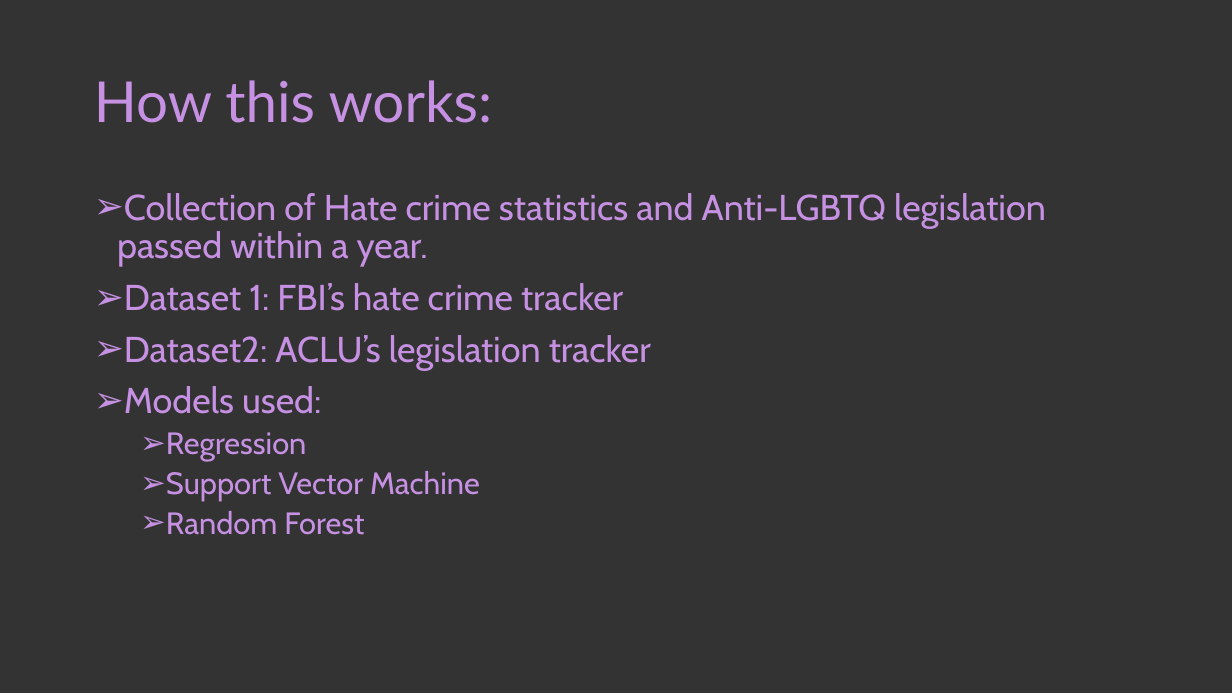
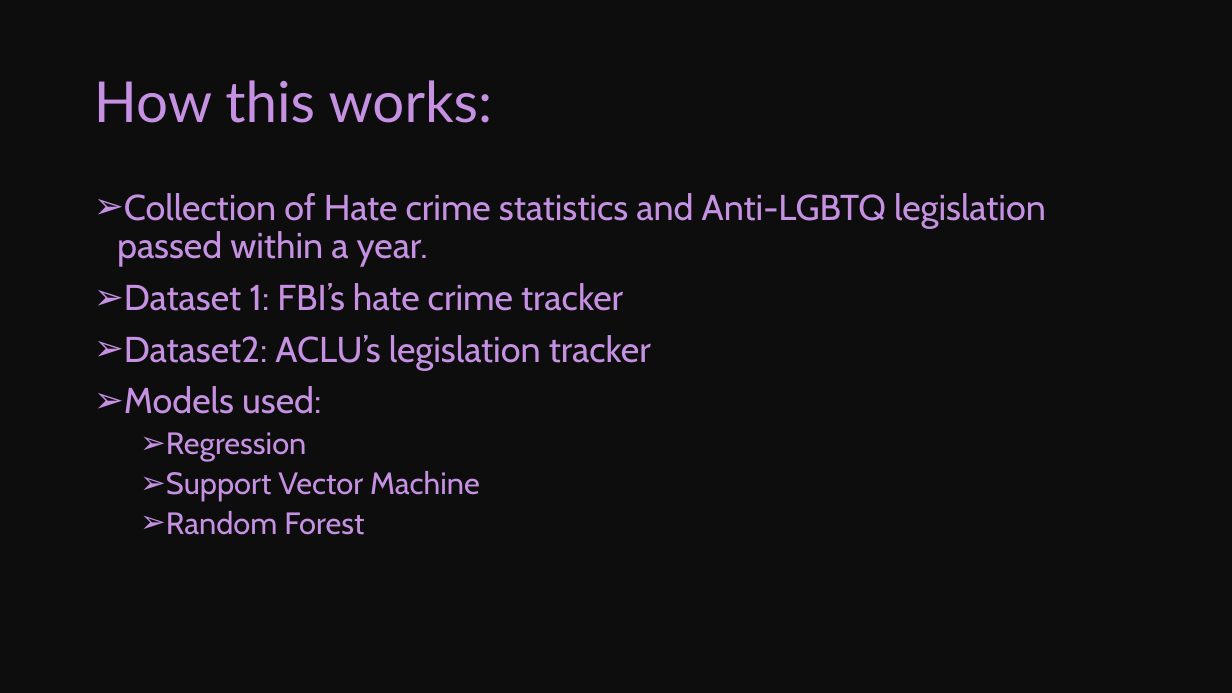
Before and after one commit to kelvinnn25/antilgbtqlegislationandcrimes, a slide deck: slide 2 of presentation.pptx (slide 3 before the commit). Drawn at 1232x693 pixels with LibreOffice and Linux fonts; fonts in the diff are those of the drawing; background and template pictures are left out; a plain dark background stands for a picture behind light text. Boxes give left, top, right and bottom in pixels: in the first picture for what was removed or moved away, otherwise in the second. Text is boxed around its words. In the diff, an @@ line names an element or a change of style, - is before the commit and + after.

```diff
--- a/presentation.pptx
+++ b/presentation.pptx
@@ background #FFFFFF to picture (left out) @@
@@ rectangle at bbox=[0, 0, 1232, 693]: fill #000000 at 80% opacity to #000000 at 69% opacity @@
```
